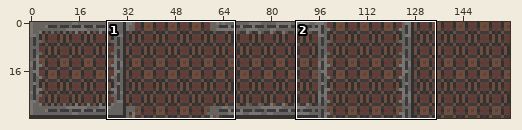
Sprite sheet: modular_zapoc/carpets/orangehotelcarpet.png. Above, an overview of the earlier version with the close-up marked.
Close-up. First the earlier version:
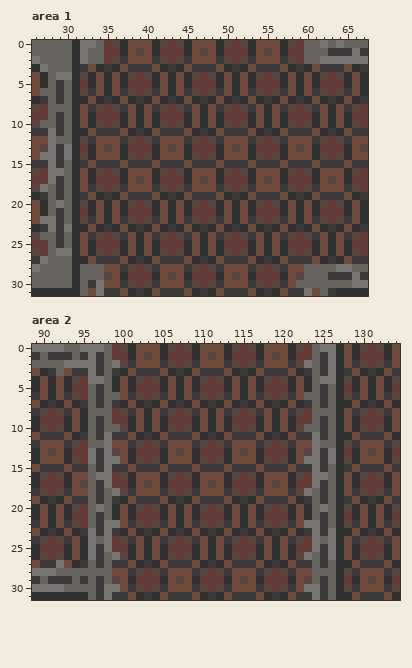
The file is 160x32 pixels. Shown: area 1: x 26..67, y 0..31; area 2: x 89..134, y 0..31.
After the commit:
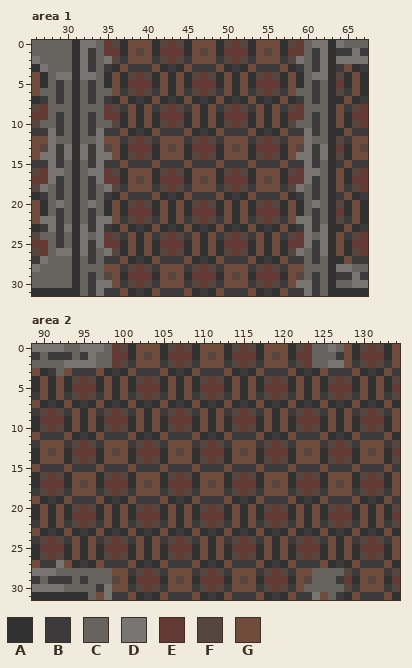
Palette (. is transparent): A #313131  B #3c3a3a  C #67635f  D #797572  E #633a34  F #57463f  G #704c3c
The exact change:
Changed rows in their new state; - is an unchanged pixel.
Area 1:
first column x 32:
 0 -----------------------------D-A
 1 -B---------------------------BDA
 2 -B-D-----------------------D-B-A
 3 DBC-------------------------CBDA
 4 DDC-------------------------CDDA
 5 CBC-------------------------CBCA
 6 C-CC-----------------------CC-CA
 7 CBC-------------------------CBCA
 8 CCC-------------------------CCC-
 9 CBC-------------------------CBC-
10 CBCC-----------------------CCBC-
11 CBD-------------------------DBCA
12 CCD-------------------------DCCA
13 DBD-------------------------DBDA
14 DBDD-----------------------DDBDA
15 CBD-------------------------DBCA
16 CDD-------------------------DDCA
17 CBD-------------------------DBCA
18 C-CD-----------------------DC-CA
19 CBC-------------------------CBCA
20 CDC-------------------------CDCA
21 CBC-------------------------CBCA
22 C-DD-----------------------DD-CA
23 DBD-------------------------DBDA
24 DCD-------------------------DCD-
25 DBD-------------------------DBD-
26 DBCD-----------------------DCBD-
27 CBC-------------------------CBCA
28 -------------------------------A
29 -B---------------------------B-A
30 ---D-----------------------DDB-A
31 -B---------------------------B-A
Area 2:
first column x 96:
 0 -----------------------------C-C
 1 -C---------------------------CCB
 2 -C-E-----------------------E-C-D
 3 BGA-------------------------AGBB
 4 FAG-------------------------GAFE
 5 EAG-------------------------GAEE
 6 F-GA-----------------------AG-FE
 7 AGA-------------------------AGAB
 8 GBF-------------------------FBG-
 9 GAE-------------------------EAG-
10 GAFE-----------------------EFAG-
11 AGB-------------------------BGAB
12 FBG-------------------------GBFE
13 EAG-------------------------GAEE
14 FAGG-----------------------GGAFE
15 BGB-------------------------BGBB
16 GAF-------------------------FAGG
17 GAE-------------------------EAGF
18 G-FE-----------------------EF-GG
19 BGA-------------------------AGBB
20 FAG-------------------------GAFE
21 EAG-------------------------GAEE
22 F-GA-----------------------AG-FE
23 AGA-------------------------AGAB
24 GBF-------------------------FBG-
25 GAE-------------------------EAG-
26 GAFE-----------------------EFAG-
27 AGB-------------------------BGAB
28 -------------------------------C
29 -C---------------------------C-B
30 ---G-----------------------CCC-C
31 -G---------------------------G-B
